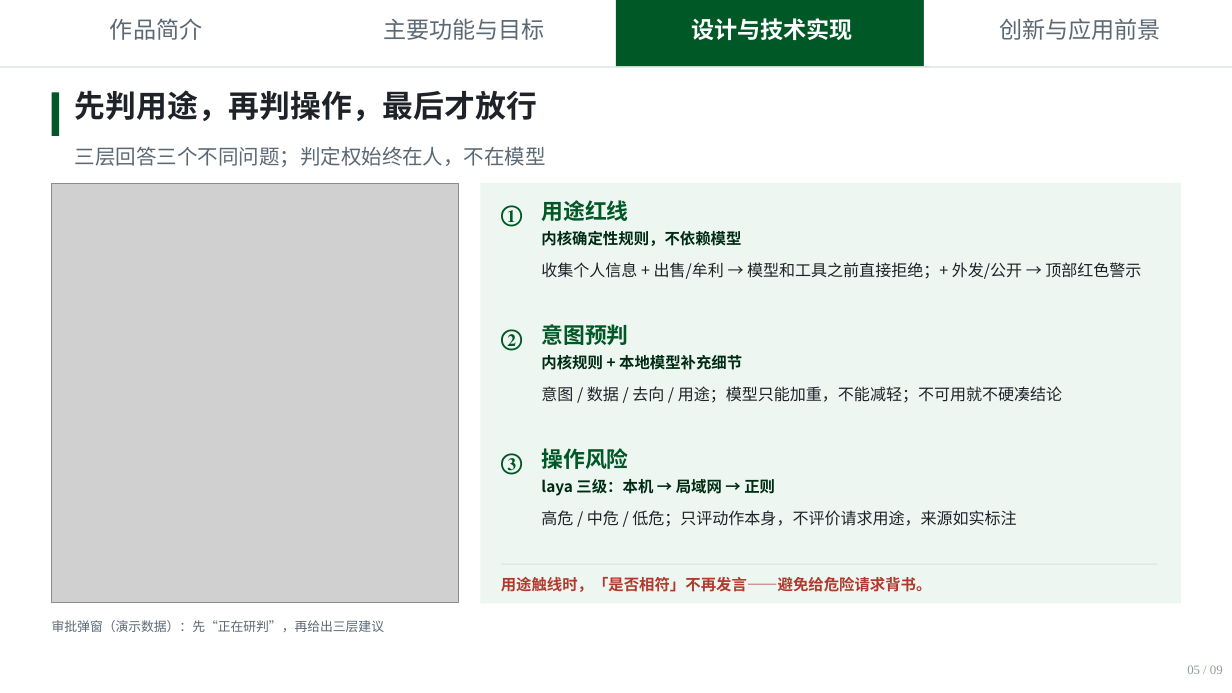
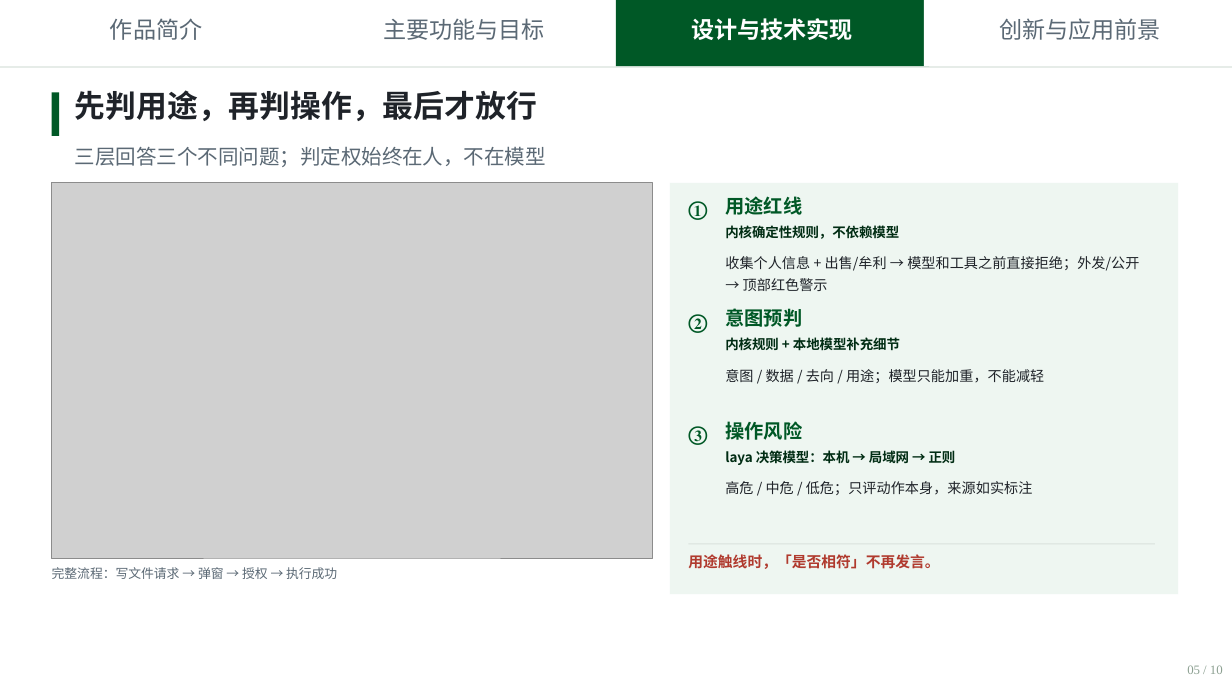
Before and after one commit to Andysun06/yindun-agent, a slide deck: slide 5 of 隐盾安全智能体汇报.pptx. Drawn at 1232x693 pixels with LibreOffice and Linux fonts; fonts in the diff are those of the drawing; grey boxes stand for pictures. Boxes give left, top, right and bottom in pixels: in the first picture for what was removed or moved away, otherwise in the second. Text is boxed around its words. In the diff, an @@ line names an element or a change of style, - is before the commit and + after.

Commit message:
正式答辩PPT：10页、创新拆两页并嵌入真实GIF；laya改为决策模型快速适配；补充创新特写录屏脚本

```diff
--- a/隐盾安全智能体汇报.pptx
+++ b/隐盾安全智能体汇报.pptx
@@ picture: place and size @@
-picture at box(52, 184, 458, 603)
+picture at box(52, 183, 653, 558)
@@ rectangle: place and size @@
-rectangle at box(481, 183, 1181, 604)
+rectangle at box(670, 183, 1178, 594)
@@ text "①": place and size @@
-text "①" at box(501, 205, 523, 227)
+text "①" at box(688, 201, 707, 220)
@@ text "用途红线": place and size @@
-text "用途红线" at box(541, 200, 628, 221)
+text "用途红线" at box(725, 196, 802, 215)
@@ text "内核确定性规则，不依赖模型": place and size @@
-text "内核确定性规则，不依赖模型" at box(541, 231, 741, 246)
+text "内核确定性规则，不依赖模型" at box(725, 225, 899, 239)
@@ text "内核确定性规则，不依赖模型" at box(725, 225, 899, 239): size 12 to 10.5 pt @@
@@ text at box(725, 256, 1139, 291): text changed; size 12.5 to 11 pt @@
-收集个人信息 + 出售/牟利 → 模型和工具之前直接拒绝；+ 外发/公开 → 顶部红色警示
+收集个人信息 + 出售/牟利 → 模型和工具之前直接拒绝；外发/公开 → 顶部红色警示
@@ text "②": place and size @@
-text "②" at box(501, 329, 523, 351)
+text "②" at box(688, 314, 707, 333)
@@ text "意图预判": place and size @@
-text "意图预判" at box(541, 321, 628, 349)
+text "意图预判" at box(725, 308, 802, 327)
@@ text "内核规则 + 本地模型补充细节" at box(725, 337, 900, 350): size 12 to 10.5 pt @@
@@ text "内核规则 + 本地模型补充细节": place and size @@
-text "内核规则 + 本地模型补充细节" at box(541, 355, 742, 370)
+text "内核规则 + 本地模型补充细节" at box(725, 337, 900, 350)
@@ text at box(725, 369, 1044, 383): text changed; size 12.5 to 11 pt @@
-意图 / 数据 / 去向 / 用途；模型只能加重，不能减轻；不可用就不硬凑结论
+意图 / 数据 / 去向 / 用途；模型只能加重，不能减轻
@@ size 18 to 16 pt in 3 elements at box(688, 201, 707, 220), box(688, 314, 707, 333), box(688, 426, 707, 445) @@
@@ text "③": place and size @@
-text "③" at box(501, 453, 523, 475)
+text "③" at box(688, 426, 707, 445)
@@ size 17 to 15 pt in 3 elements at box(725, 196, 802, 215), box(725, 308, 802, 327), box(725, 421, 802, 440) @@
@@ text "操作风险": place and size @@
-text "操作风险" at box(541, 448, 628, 469)
+text "操作风险" at box(725, 421, 802, 440)
@@ text at box(725, 448, 956, 466): text changed; size 12 to 10.5 pt @@
-laya 三级：本机 → 局域网 → 正则
+laya 决策模型：本机 → 局域网 → 正则
@@ text at box(725, 481, 1033, 495): text changed; size 12.5 to 11 pt @@
-高危 / 中危 / 低危；只评动作本身，不评价请求用途，来源如实标注
+高危 / 中危 / 低危；只评动作本身，来源如实标注
@@ text at box(52, 567, 337, 579): text changed @@
-审批弹窗（演示数据）：先“正在研判”，再给出三层建议
+完整流程：写文件请求 → 弹窗 → 授权 → 执行成功
@@ text at box(688, 554, 939, 569): text changed; size 12 to 11.5 pt @@
-用途触线时，「是否相符」不再发言——避免给危险请求背书。
+用途触线时，「是否相符」不再发言。
@@ rectangle: place and size @@
-rectangle at box(501, 564, 1157, 565)
+rectangle at box(689, 543, 1155, 544)
@@ text at box(1187, 665, 1223, 674): text changed @@
-05 / 09
+05 / 10
```
Also in this commit, not shown: 5 other slides changed, 2 slides added, 1 slide removed, 9 other files.
